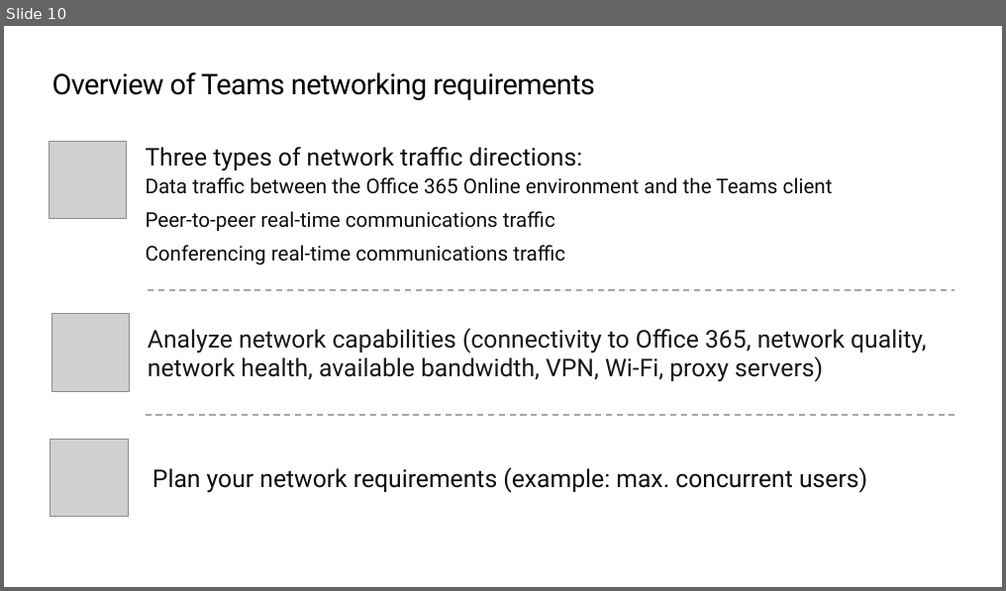
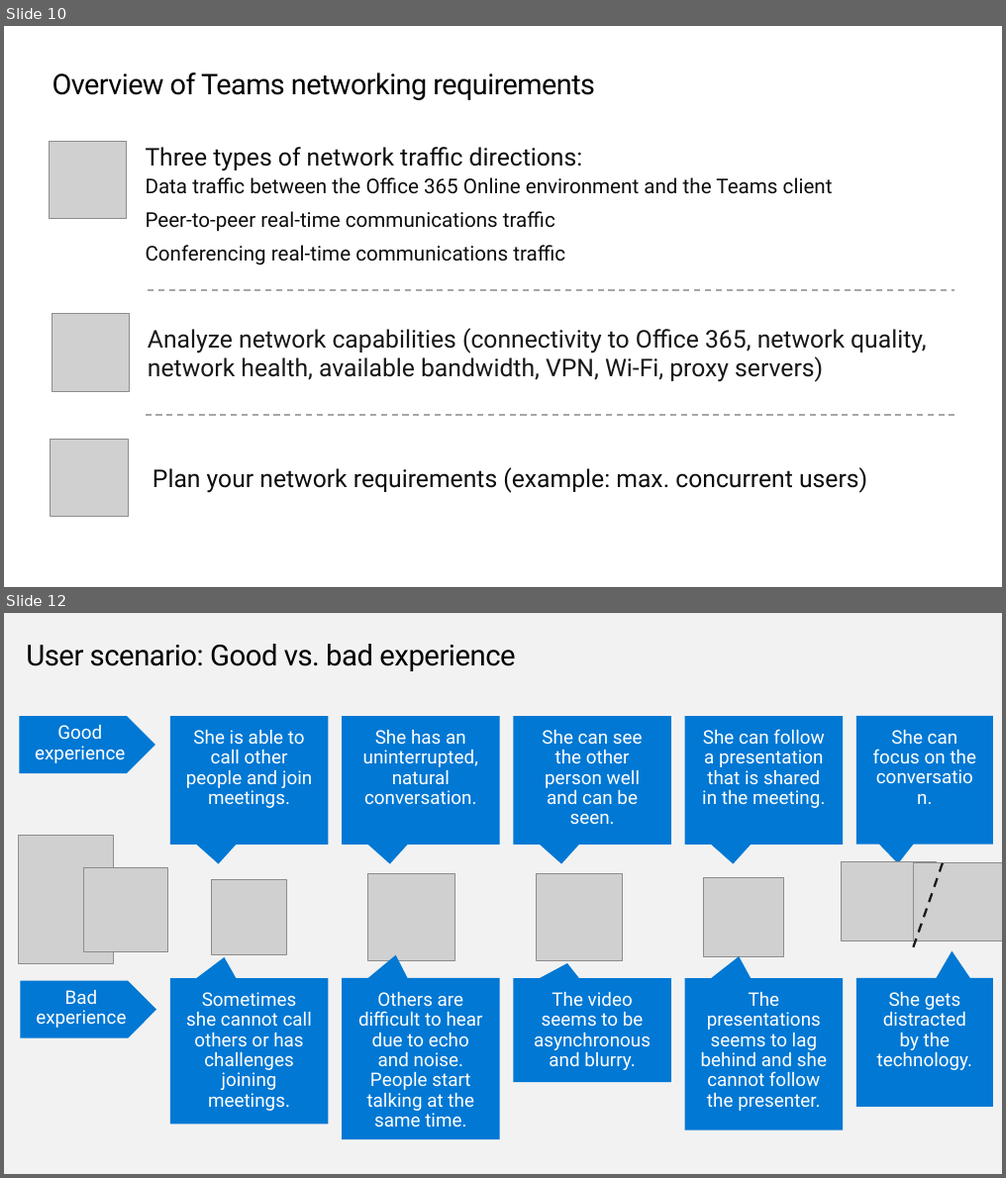
Before and after one commit to JPOWER4/M365-MS-Teams-Administration, a slide deck: Module 7 - Environment.pptx. Shown one above the other, each under a label of ours: slide 10 before the commit, slides 10 and 12 after it; the slides between them are not shown. The pictures are 1006x591 and 1006x1178 pixels, drawn with LibreOffice and Linux fonts; fonts in the diff are those of the drawing; grey boxes stand for pictures; background and template pictures are left out. Boxes give left, top, right and bottom in pixels: in the first picture for what was removed or moved away, otherwise in the second. Text is boxed around its words. In the diff, an @@ line names an element or a change of style, - is before the commit and + after.

```diff
--- a/Module 7 - Environment.pptx
+++ b/Module 7 - Environment.pptx
@@ slide 12 added at box(4, 613, 1002, 1174), background #F2F2F2 @@
@@ title added at box(26, 644, 515, 671), 28.6 pt, text #000000 @@
+User scenario: Good vs. bad experience
@@ pentagon arrow added at box(20, 716, 155, 773), fill #0078D4, 18.4 pt, text #FFFFFF @@
+Good experience
@@ speech box added at box(170, 716, 329, 844), fill #0078D4, 18.4 pt, text #FFFFFF @@
+She is able to call other people and join meetings.
@@ speech box added at box(342, 716, 499, 844), fill #0078D4, 18.4 pt, text #FFFFFF @@
+She has an uninterrupted, natural conversation.
@@ speech box added at box(513, 716, 671, 844), fill #0078D4, 18.4 pt, text #FFFFFF @@
+She can see the other person well and can be seen.
@@ speech box added at box(685, 716, 843, 844), fill #0078D4, 18.4 pt, text #FFFFFF @@
+She can follow a presentation that is shared in the meeting.
@@ speech box added at box(856, 716, 993, 844), fill #0078D4, 18.4 pt, text #FFFFFF @@
+She can focus on the conversation.
@@ picture added at box(19, 836, 114, 963) @@
@@ picture added at box(83, 867, 167, 952) @@
@@ picture added at box(368, 874, 454, 960) @@
@@ picture added at box(536, 874, 623, 960) @@
@@ picture added at box(704, 877, 784, 958) @@
@@ picture added at box(842, 861, 937, 941) @@
@@ picture added at box(913, 863, 1002, 941) @@
@@ line added from (943, 863) to (913, 949), #1A1A1A 2.25 pt dashed @@
@@ picture added at box(212, 880, 286, 955) @@
@@ pentagon arrow added at box(20, 980, 156, 1038), fill #0078D4, 18.4 pt, text #FFFFFF @@
+Bad experience
@@ speech box added at box(170, 978, 329, 1125), fill #0078D4, 18.4 pt, text #FFFFFF @@
+Sometimes she cannot call others or has challenges joining meetings.
@@ speech box added at box(342, 978, 499, 1140), fill #0078D4, 18.4 pt, text #FFFFFF @@
+Others are difficult to hear due to echo and noise. People start talking at the same time.
@@ speech box added at box(513, 978, 671, 1082), fill #0078D4, 18.4 pt, text #FFFFFF @@
+The video seems to be asynchronous and blurry.
@@ speech box added at box(685, 978, 843, 1131), fill #0078D4, 18.4 pt, text #FFFFFF @@
+The presentations seems to lag behind and she cannot follow the presenter.
@@ speech box added at box(856, 978, 993, 1107), fill #0078D4, 18.4 pt, text #FFFFFF @@
+She gets distracted by the technology.
```
Also in this commit, not shown: 1 slide changed, 7 other slides added, 2 other files.
